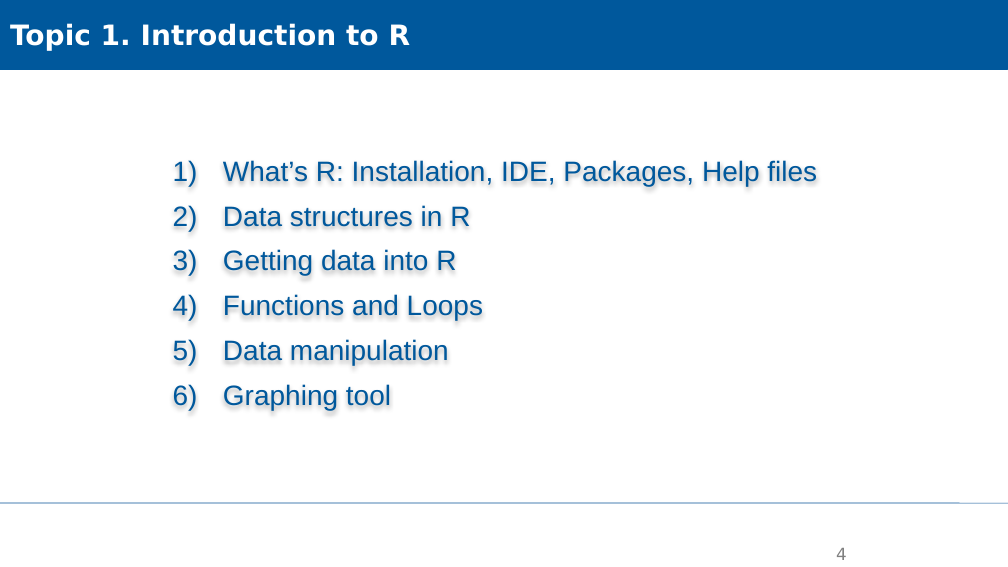
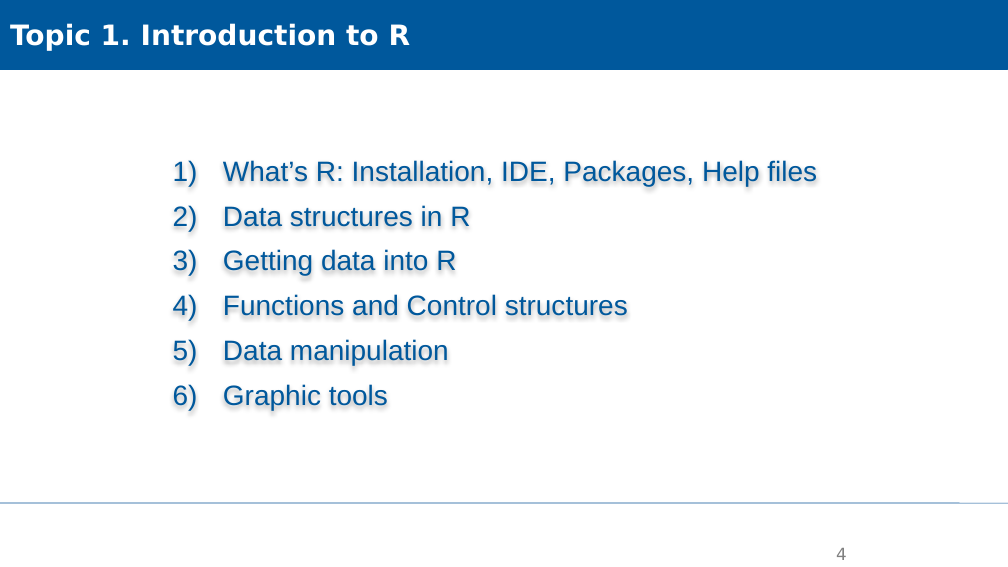
Before and after one commit to XiaoxiangGuanGFZ/FloodRiskSeminar, a slide deck: slide 4 of slides/FRS_exercise_R.pptx. Drawn at 1008x567 pixels with LibreOffice and Linux fonts; fonts in the diff are those of the drawing; background and template pictures are left out. Boxes give left, top, right and bottom in pixels: in the first picture for what was removed or moved away, otherwise in the second. Text is boxed around its words. In the diff, an @@ line names an element or a change of style, - is before the commit and + after.

```diff
--- a/slides/FRS_exercise_R.pptx
+++ b/slides/FRS_exercise_R.pptx
@@ text at (x1=223, y1=294, x2=628, y2=316): text changed @@
-4) Functions and Loops
+4) Functions and Control structures
@@ text at (x1=223, y1=384, x2=388, y2=410): text changed @@
-6) Graphing tool
+6) Graphic tools
```
Also in this commit, not shown: 3 other slides changed.
